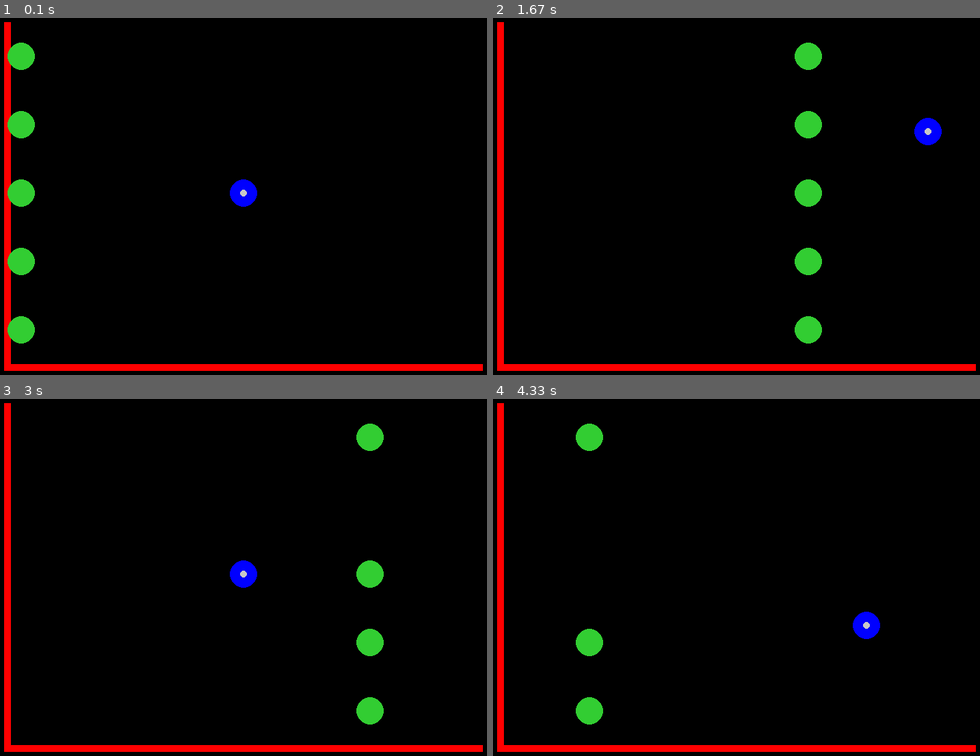
Above: before the commit, frames 1-4 (two rows, left to right).
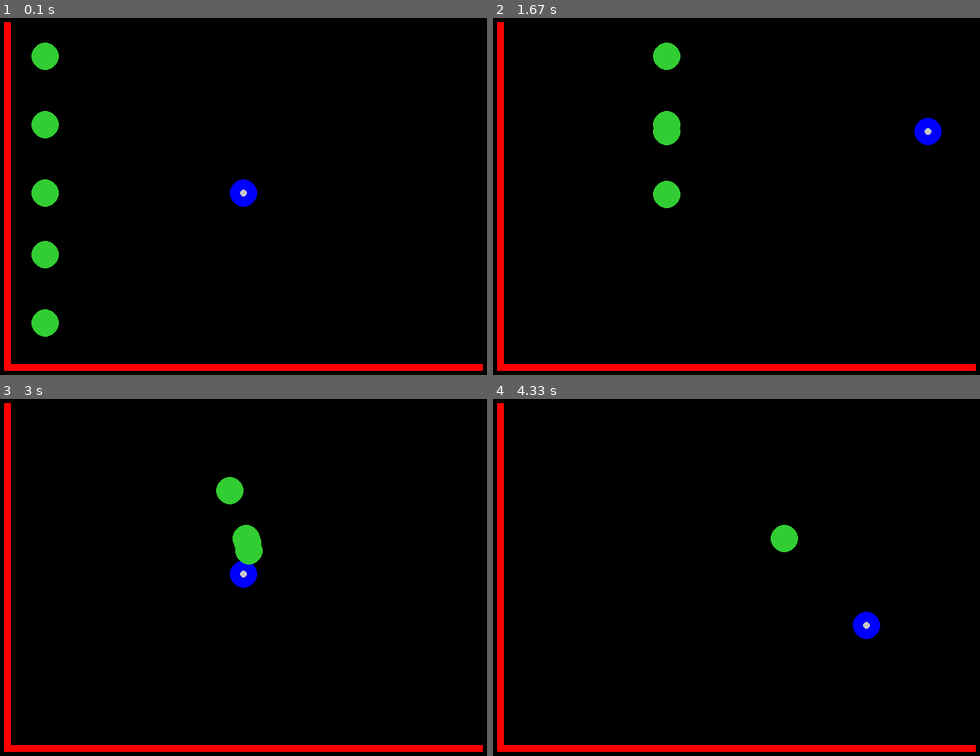
Above: after the commit, the same moments.

Repository: zhoubw/hackers-and-slashers
Game: pygame game, started from vonsfolder/pygame_demo_von.py
Same seed, same stepped clock (60 frames per second), same inputs: the game is played once before the commit and once after it. The source is Python 2; it was converted automatically to run under Python 3.
Inputs:
- Up to frame 1 (0.1 s): no input
- Up to frame 2 (1.67 s): hold Right 0.33-0.8 s; hold Up 0.83-1.13 s; hold Right 1.17-1.63 s
- Up to frame 3 (3 s): hold Left 1.67-2.2 s; hold Down 2.23-2.53 s; hold Left 2.57-2.97 s
- Up to frame 4 (4.33 s): hold Right 3.4-4.03 s; tap Space at 3.47, 3.77, 4.13 s; hold Down from 4.07 s (still down)

The runs differ from the first frame. In frame 1, 3.2% of the frame differs, in the area x 1-13%, y 6-92%; in frame 2, 2.8%; in frame 3, 2.2%; in frame 4, 1.3%.

Commit message:
I added AI
There is now enemy AI, in 4 phases. I explain the phases within comments
of the code. However, phase 4 (the random direction) AI is not working
as intended. Some should try to fix that. It goes in a different
direction each frame, when it SHOULD pick 1 direction, and then go in
that direction for 300 frames.

Diff:
--- a/vonsfolder/pygame_demo_von.py
+++ b/vonsfolder/pygame_demo_von.py
@@ -51,7 +51,7 @@
         self.direction = 2
         # direction, 1=up, 2=right, 3=down, 4=left
         self.timer = 0
-        self.limit = 30
+        self.limit = 20
 
         self.health = 100
         self.color = [0,0,255]
@@ -119,21 +119,58 @@
     def __init__(self, position):
         self.pos = position
         self.radius = 20
-        self.speed = 5
-        self.direction = 1
+        self.speed = 2
         self.health = 40
+        self.diffXplayer = 0
+        self.diffYplayer = 0
+        # diffXplayer and diffYplayer are how far away
+        # the enemy is from the player. this determines
+        # the direction each enermy moves in
+        self.phase = 1
+        # phase 2,4 = wait, phase 1 = normal homing, phase 3 = random directions
+        self.randomdir = 1
+        # this is a random direction, 1=up, 2=right, 3=down, 4=left
+        self.timer = 0
     def movement(self):
-        #direction: 1 = left, 2 = right
-        if self.direction == 1:
-            self.pos[0] -= self.speed
-        if self.direction == 2:
-            self.pos[0] += self.speed
+        # this controls what phase the enemy AI is in
+        self.timer += 1
+        if self.timer % 1200 >= 0 and self.timer % 1200 < 300:
+            self.phase = 1
+        if self.timer % 1200 >= 300 and self.timer % 1200 < 600:
+            self.phase = 2
+        if self.timer % 1200 >= 600 and self.timer % 1200 < 900:
+            self.phase = 3
+        if self.timer % 1200 >= 900 and self.timer % 1200 < 1200:
+            self.phase = 4
+        if self.phase == 1:
+            self.speed = 2
+            self.diffXplayer = player.pos[0] - self.pos[0]
+            self.diffYplayer = player.pos[1] - self.pos[1]
+
+            if self.diffXplayer > 0 and self.diffXplayer >= self.diffYplayer:
+                self.pos[0] += self.speed
+            if self.diffXplayer < 0 and self.diffXplayer < self.diffYplayer:
+                self.pos[0] -= self.speed
+            if self.diffYplayer > 0 and self.diffYplayer >= self.diffXplayer:
+                self.pos[1] += self.speed
+            if self.diffYplayer < 0 and self.diffYplayer < self.diffXplayer:
+                self.pos[1] -= self.speed
+        if self.phase == 2 or self.phase == 4:
+            self.speed = 0
+        if self.phase == 3:
+            self.speed = 2
+            for eachEnemy in badguyArray:
+                self.randomdir = random.randint(1, 4)
+                if self.randomdir == 1:
+                    self.pos[1] += self.speed
+                if self.randomdir == 2:
+                    self.pos[0] += self.speed
+                if self.randomdir == 3:
+                    self.pos[1] -= self.speed
+                if self.randomdir == 4:
+                    self.pos[0] -= self.speed
+
         pygame.draw.circle(window,(50,205,50),self.pos,self.radius)
-
-        if self.pos[0] < 60:
-            self.direction = 2
-        if self.pos[0] > 740:
-            self.direction = 1
 
 
 
@@ -146,6 +183,7 @@
 badguyArray = []
 for index in xrange(numEnemys):
     badguyArray.append(Enemys([(100), (index * 100 + 100)]))
+
 
 while running:
     for event in pygame.event.get():
@@ -163,6 +201,9 @@
     if player.pos[1] > 520:
         player.pos[1] = 520
 
+
+
+
     for i in badguyArray:
         if abs(player.pos[0] - i.pos[0]) <= 20 and abs(player.pos[1] - i.pos[1]) <= 20 and player.timer > player.limit:
             player.health -= 10
@@ -173,7 +214,7 @@
         print("You died!!")
 
     for eachEnemy in badguyArray:
-        if abs(projectile.pos[0] - eachEnemy.pos[0]) <= 40 and abs(projectile.pos[1] - eachEnemy.pos[1]) <= 40:
+        if abs(projectile.pos[0] - eachEnemy.pos[0]) <= 40 and abs(projectile.pos[1] - eachEnemy.pos[1]) <= 40 and projectile.projmode == 1:
             eachEnemy.health -= 20
     for eachEnemy in badguyArray:
         if eachEnemy.health <= 0:
@@ -202,6 +243,8 @@
 
     clock.tick(FPS)
     frames += 1
+
+    print badguyArray[0].phase
     #print frames
     #pygame.display.flip()
     pygame.display.update()
